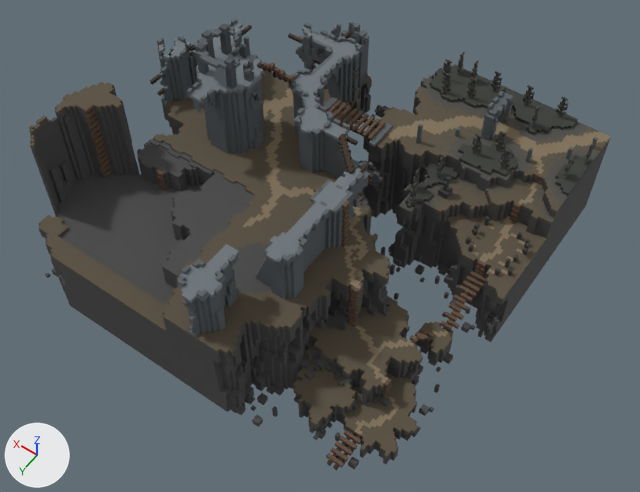
The OBJ model Sunken Secrets/Assets/Mapping_Tiles/Ruins_1 Voxel/Voxel_Ruins_1_0/Sunken City - Voxel Ruins 1-0-land.obj as it was, and as the next commit left it.
The view is the same before and after, from a 50 mm camera at (-20.5, 28.3, 44.2) aimed at (-2.2, 2.7, 3.9). Lighting does not change. The marker at lower left points along +X, +Y and +Z. The older version comes first. Where no turn or scale is listed for an object, it has been applied to the vertices. Vertices at exactly the same position are counted once.

The first picture shows 'land'.
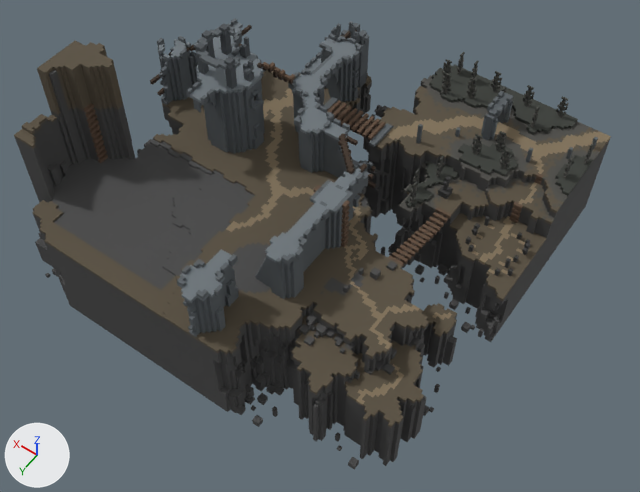
Changed parts and their boxes (x1, y1, x2, y2) in the pictures (640 x 492 px; the box of a moved part takes in the faces that stretch with it):
```json
{"object": "land", "change": "reshaped", "before": [29, 18, 611, 470], "after": [14, 18, 611, 469]}
{"part": 1, "of": "me_land", "change": "added", "after": [423, 303, 457, 368]}
{"part": 2, "of": "me_land", "change": "moved or reshaped", "before": [290, 194, 491, 470], "after": [289, 200, 491, 466]}
{"part": 3, "of": "me_land", "change": "built on", "before": [29, 82, 239, 390], "after": [14, 40, 266, 390]}
{"part": 4, "of": "me_land", "change": "cut back", "before": [282, 23, 355, 80], "after": [282, 37, 380, 137]}
{"part": 5, "of": "me_land", "change": "cut back", "before": [367, 170, 383, 183], "after": [363, 188, 366, 194], "on screen": "mostly hidden afterwards"}
```

Scene script edits in JSON lines:
```json
{"block": "me_land", "where": "# used by ob_land; location = (0.0, 0.0, 0.0)"}
{"op": "remove", "block": "me_land", "code": "me_land.from_pydata(...)  # 17249 vertices, 34552 faces; spans x -12.6..12.6, y -12.6..12.6, z 0.0..13.2"}
{"op": "add", "block": "me_land", "code": "me_land.from_pydata(...)  # 18550 vertices, 37122 faces; spans x -12.6..12.6, y -12.6..12.6, z 0.0..13.2"}
{"block": "me_land", "change": "me_land part 1: a new loose piece of 92 vertices spanning x -11.4..-9.2, y 1.8..3.6, z 0.0..3.4, in mat_palette (picture img_sunken_city___voxel_ruins_1_0_land_png)"}
{"block": "me_land", "change": "me_land part 2: 153 vertices moved from x -11.4..-4.4, y 3.0..8.8, z 0.0..6.2 to x -11.4..-3.5, y 2.9..8.8, z 0.0..6.4; 1651 vertices removed from x -12.2..-4.2, y -3.4..12.2, z 0.0..6.4; 3152 vertices added at x -12.2..-0.7, y -2.8..11.2, z 0.0..6.8"}
{"block": "me_land", "change": "me_land part 3: 109 vertices moved from x 1.8..12.4, y 3.4..12.6, z 2.4..10.6 to x 1.8..12.6, y 3.4..12.6, z 2.4..13.2; 388 vertices removed from x -1.8..12.6, y 3.6..12.6, z 0.2..10.6; 115 vertices added at x -1.0..12.6, y 3.6..12.6, z 0.2..13.2"}
{"block": "me_land", "change": "me_land part 4: 9 vertices moved from x 4.2..6.8, y -6.4..-5.2, z 6.6..9.8 to x 4.1..6.8, y -6.4..-5.2, z 6.5..9.8; 225 vertices removed from x 4.0..6.8, y -7.0..-5.4, z 6.4..10.0; 98 vertices added at x -1.2..6.8, y -6.7..-4.3, z 6.4..9.8"}
{"block": "me_land", "change": "me_land part 5: 7 vertices moved from x -2.6, y -1.0..-0.4, z 0.0..5.6 to x -2.8, y -1.0..-0.4, z 0.0..5.6; 46 vertices removed from x -3.6..-2.6, y -1.4..0.0, z 0.6..7.4; 6 vertices added at x -2.8, y -1.0..0.0, z 0.6..6.2"}
{"block": "me_land", "change": "other edits to the shape of me_land do not show in these pictures"}
```
